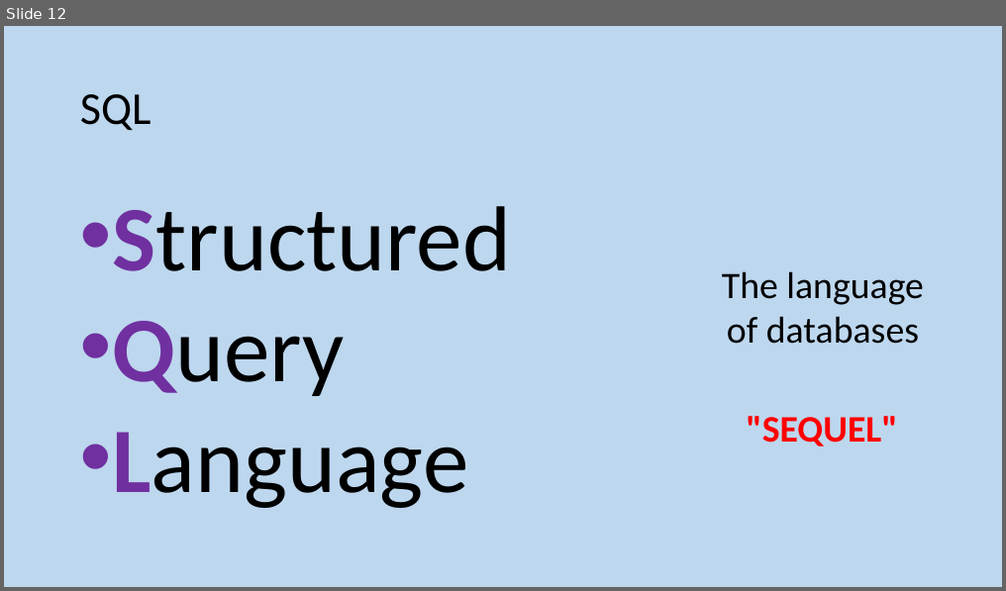
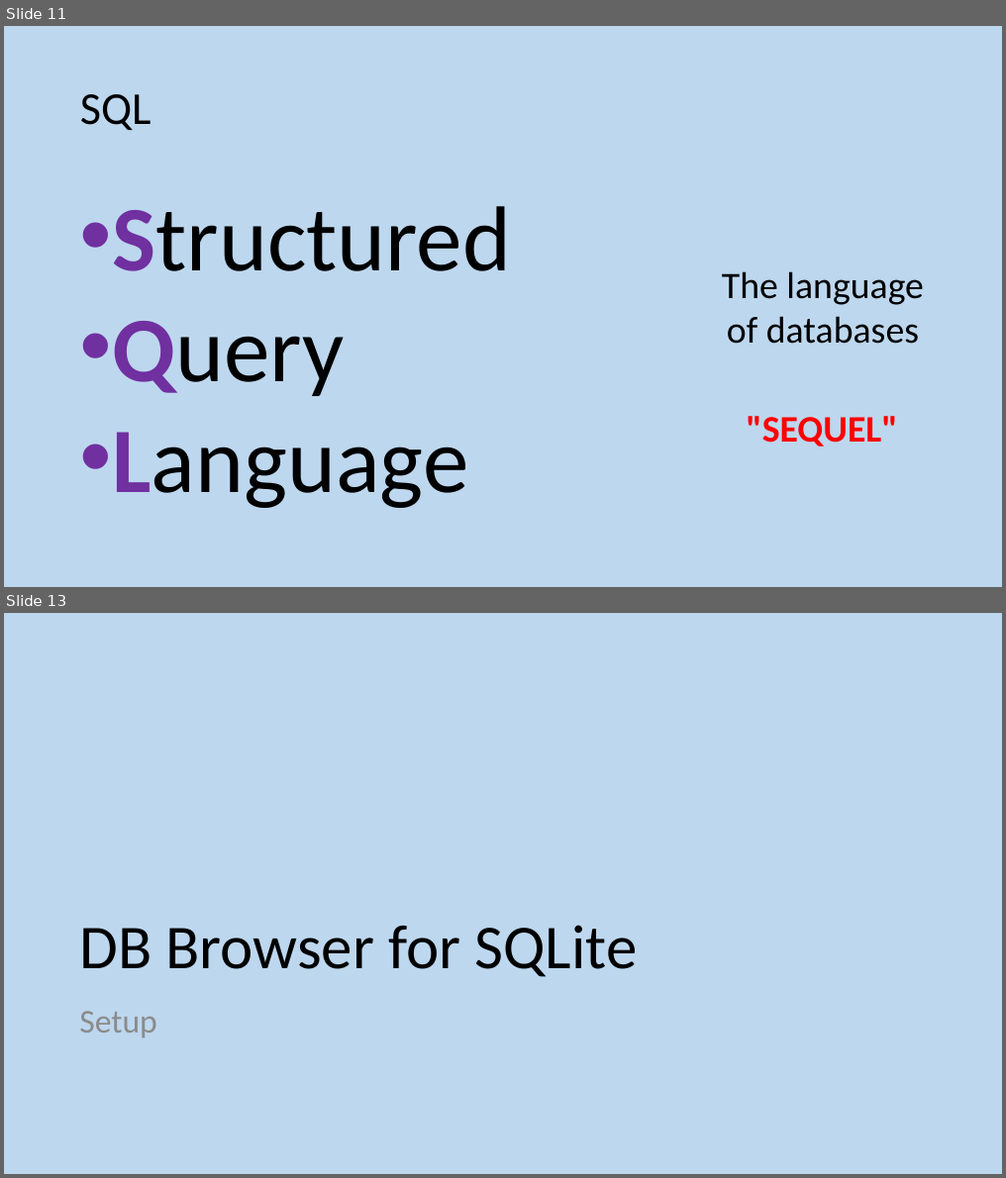
Before and after one commit to MrFriendCS/MrFriendCS.github.io, a slide deck: n5-cs/ddd/N5 CS DDD Slides.pptx. Shown one above the other, each under a label of ours: slide 12 before the commit, slides 11 and 13 after it; the slides between them are not shown. The pictures are 1006x591 and 1006x1178 pixels, drawn with LibreOffice and Linux fonts; fonts in the diff are those of the drawing. Boxes give left, top, right and bottom in pixels: in the first picture for what was removed or moved away, otherwise in the second. Text is boxed around its words. In the diff, an @@ line names an element or a change of style, - is before the commit and + after.

```diff
--- a/n5-cs/ddd/N5 CS DDD Slides.pptx
+++ b/n5-cs/ddd/N5 CS DDD Slides.pptx
@@ slide 13 added at bbox=[4, 613, 1002, 1174], background #BDD7EE @@
@@ title added at bbox=[79, 925, 638, 977], 60 pt, text #000000 @@
+DB Browser for SQLite
@@ text added at bbox=[79, 1011, 157, 1039], 32 pt, text #8C8C8C @@
+Setup
@@ what was slide 12 is now slide 11 @@
```
Also in this commit, not shown: 2 other slides added, 1 slide removed.
